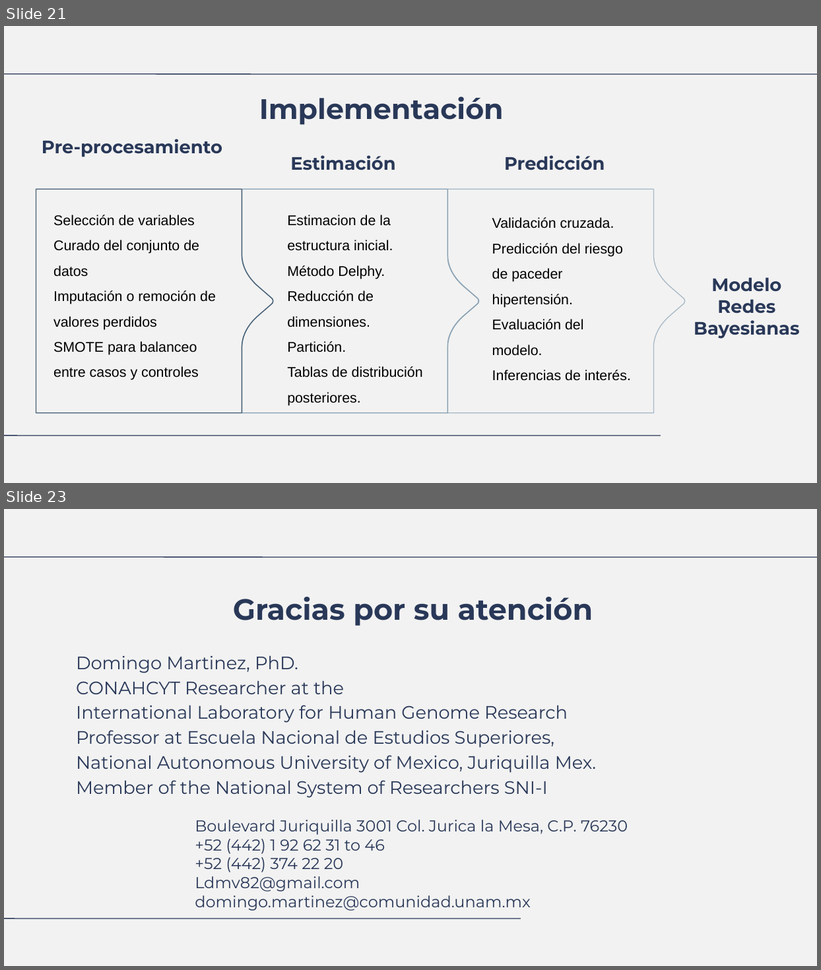
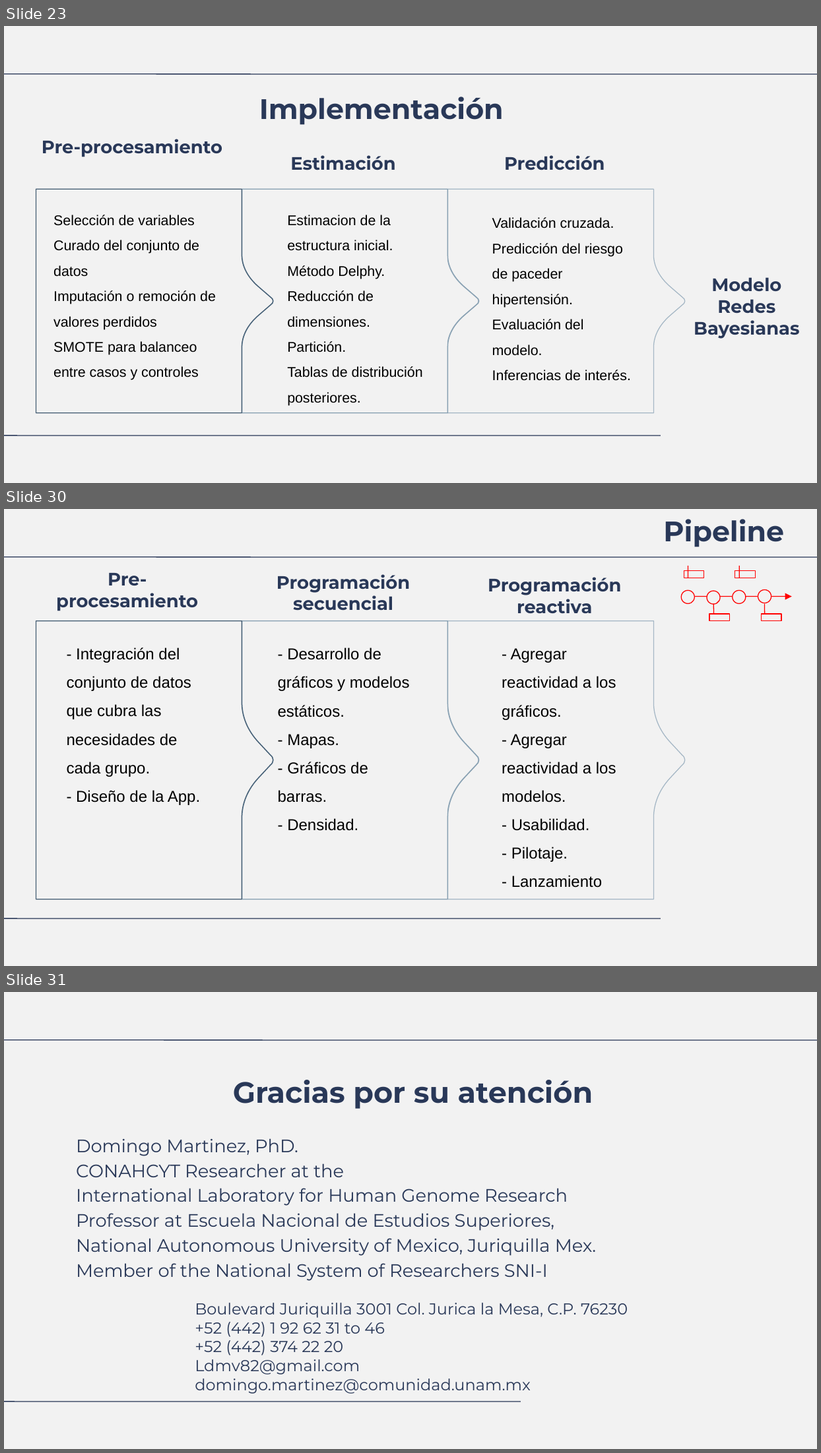
Before and after one commit to LuisDomingo/Proy_Bioinfo_Data_Analysis, a slide deck: index.odp. Shown one above the other, each under a label of ours: slides 21 and 23 before the commit, slides 23, 30 and 31 after it; the slides between them are not shown. The pictures are 821x970 and 821x1453 pixels, drawn with LibreOffice and Linux fonts; fonts in the diff are those of the drawing. Boxes give left, top, right and bottom in pixels: in the first picture for what was removed or moved away, otherwise in the second. Text is boxed around its words. In the diff, an @@ line names an element or a change of style, - is before the commit and + after.

```diff
--- a/index.odp
+++ b/index.odp
@@ slide 30 added at [4,509,817,966], background #F2F2F2; not listed: 2 template elements that a slide beside it also shows @@
@@ title added at [663,519,784,547], 25 pt, text #293858, bold @@
+Pipeline
@@ title added at [56,573,198,611], 16 pt, text #293858, bold @@
+Pre-procesamiento
@@ title added at [277,574,410,610], 16 pt, text #293858, bold @@
+Programación secuencial
@@ title added at [488,577,621,613], 16 pt, text #293858, bold @@
+Programación reactiva
@@ freeform shape added at [36,621,274,900], outline #445D73 0.74 pt @@
@@ freeform shape added at [242,621,480,900], outline #869FB1 0.74 pt @@
@@ freeform shape added at [448,621,686,900], outline #A5B7C5 0.74 pt @@
@@ group added at [681,566,792,621]: 8 freeform shapes, 4 rectangles, 4 ellipses @@
@@ text added at [67,648,200,805], 14 pt, text #000000 @@
+- Integración del conjunto de datos que cubra las necesidades de cada grupo.
+- Diseño de la App.
@@ text added at [278,648,410,831], 14 pt, text #000000 @@
+- Desarrollo de gráficos y modelos estáticos.
+- Mapas.
+- Gráficos de barras.
+- Densidad.
@@ text added at [502,648,616,888], 14 pt, text #000000 @@
+- Agregar reactividad a los gráficos.
+- Agregar reactividad a los modelos.
+- Usabilidad.
+- Pilotaje.
+- Lanzamiento
@@ what was slide 21 is now slide 23 @@
@@ what was slide 23 is now slide 31 @@
```
Also in this commit, not shown: 2 slides changed, 7 other slides added, 45 other files.
